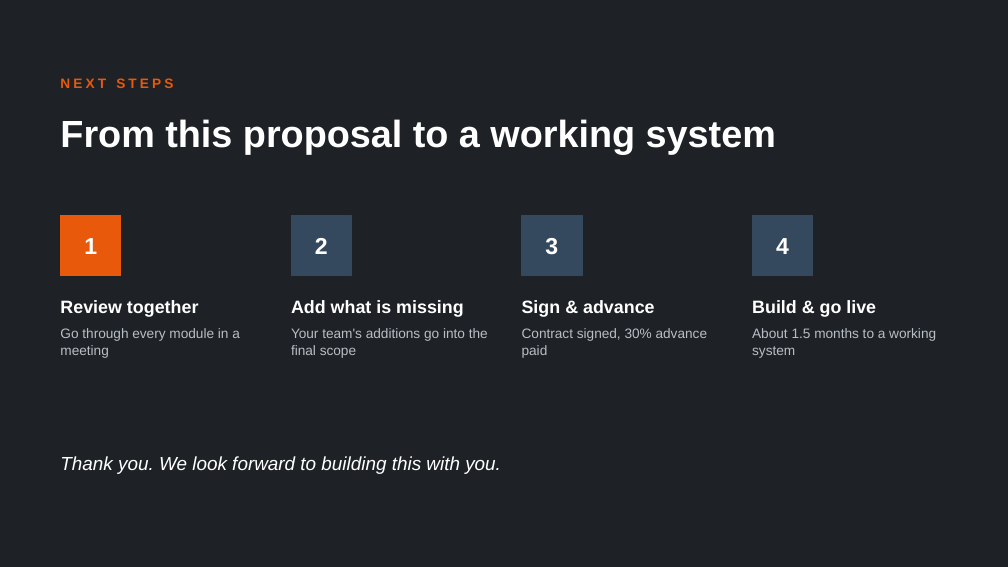
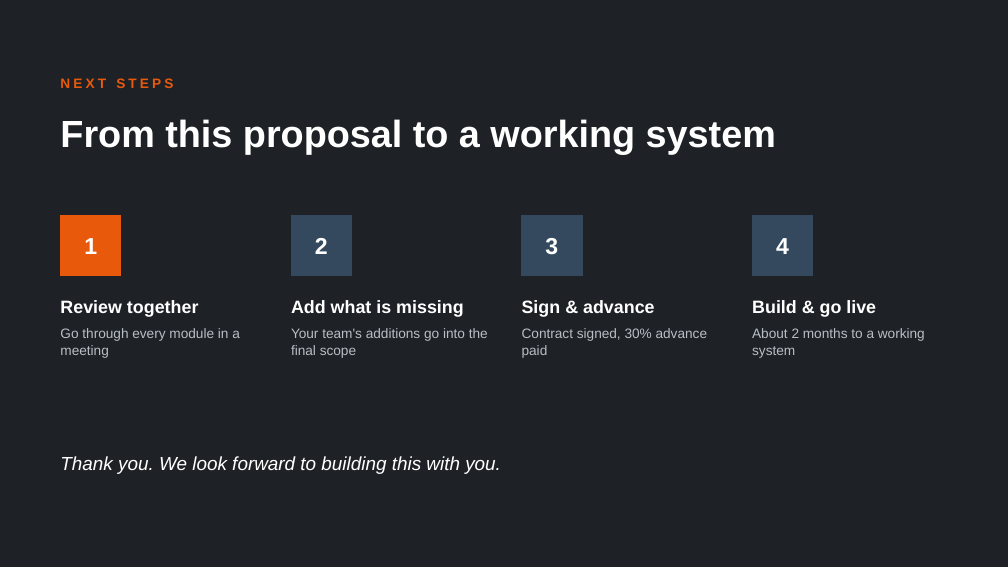
Before and after one commit to Abakas-Tech/ems-client, a slide deck: slide 20 of docs/proposals/Construction_Management_System_Proposal.pptx. Drawn at 1008x567 pixels with LibreOffice and Linux fonts; fonts in the diff are those of the drawing. Boxes give left, top, right and bottom in pixels: in the first picture for what was removed or moved away, otherwise in the second. Text is boxed around its words. In the diff, an @@ line names an element or a change of style, - is before the commit and + after.

```diff
--- a/docs/proposals/Construction_Management_System_Proposal.pptx
+++ b/docs/proposals/Construction_Management_System_Proposal.pptx
@@ text at bbox=[752, 328, 925, 358]: text changed @@
-About 1.5 months to a working system
+About 2 months to a working system
```
Also in this commit, not shown: 2 other slides changed.
